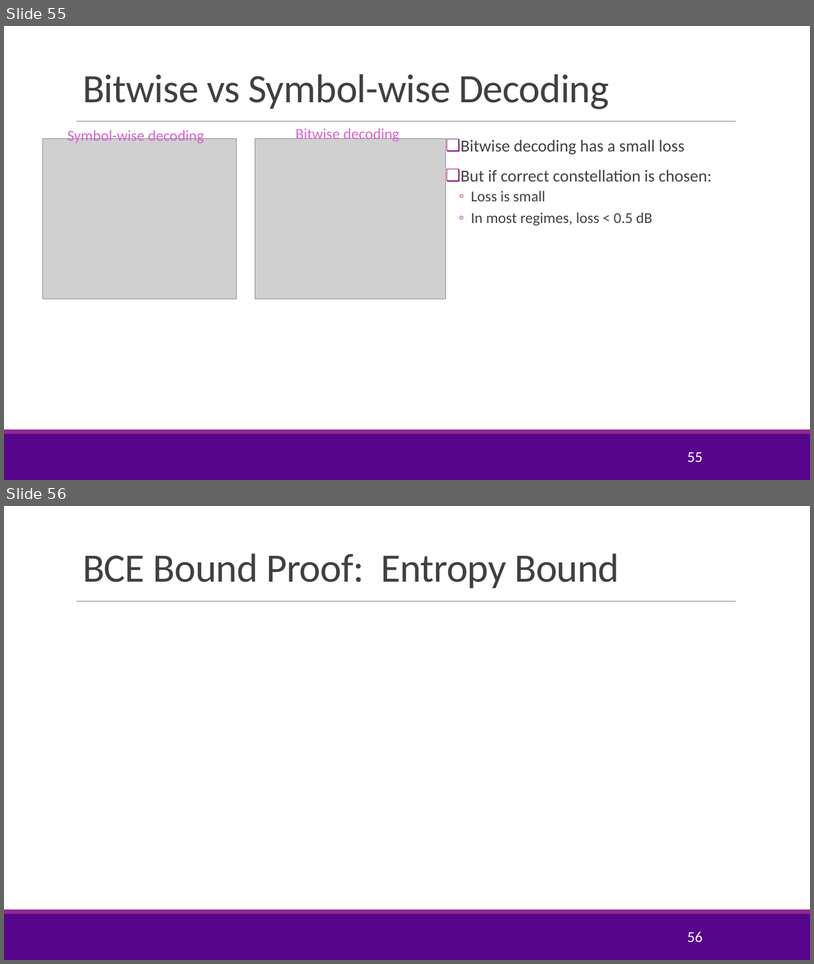
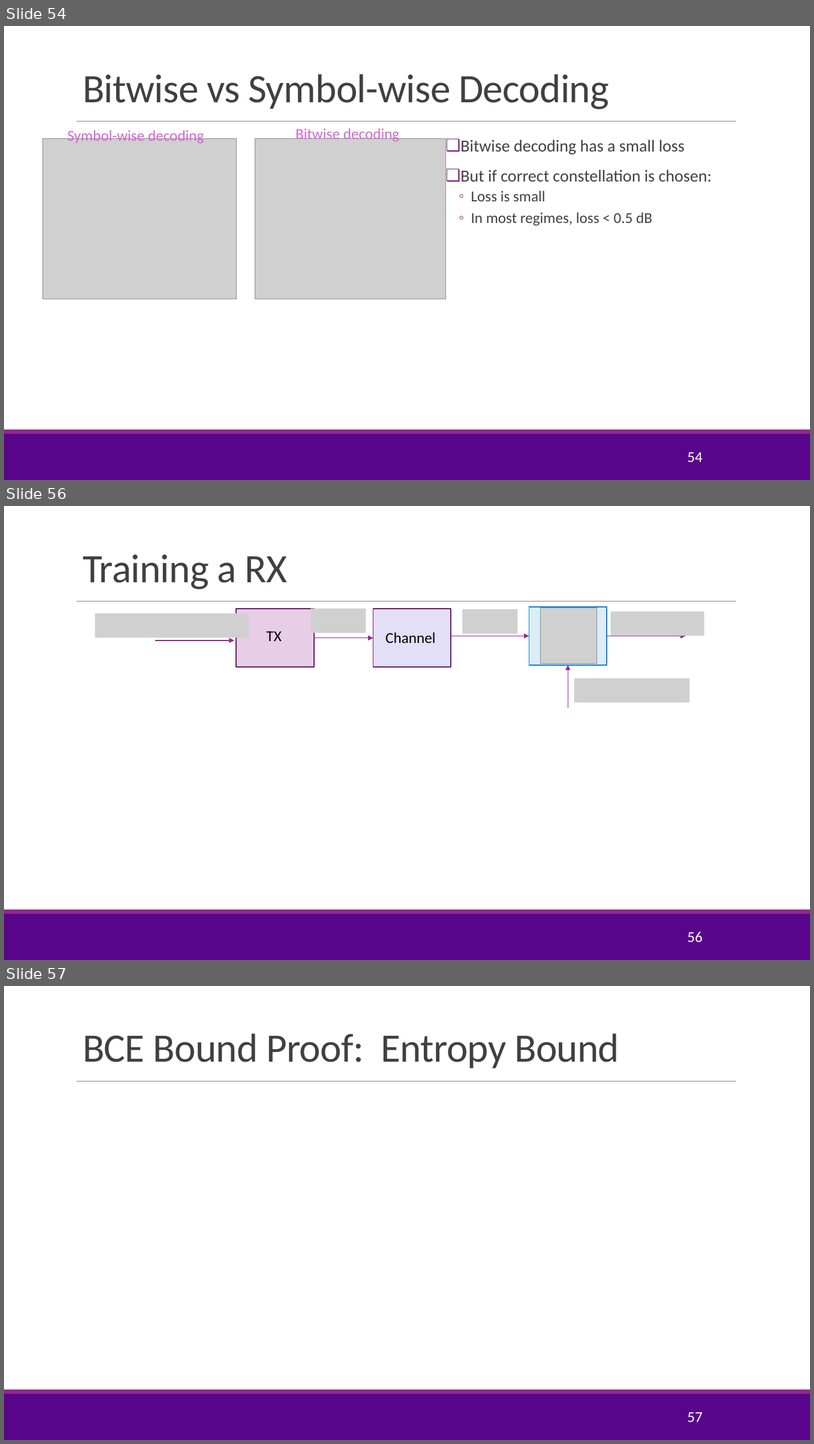
Before and after one commit to sdrangan/digitalcomm, a slide deck: Lectures/Unit11_Capacity.pptx. Shown one above the other, each under a label of ours: slides 55 and 56 before the commit, slides 54, 56 and 57 after it; the slides between them are not shown. The pictures are 814x964 and 814x1444 pixels, drawn with LibreOffice and Linux fonts; fonts in the diff are those of the drawing; grey boxes stand for pictures; background and template pictures are left out. Boxes give left, top, right and bottom in pixels: in the first picture for what was removed or moved away, otherwise in the second. Text is boxed around its words. In the diff, an @@ line names an element or a change of style, - is before the commit and + after.

```diff
--- a/Lectures/Unit11_Capacity.pptx
+++ b/Lectures/Unit11_Capacity.pptx
@@ slide 56 added at <box>4,506,810,960</box>, background #FFFFFF; not listed: 3 template elements that a slide beside it also shows @@
@@ title added at <box>83,555,288,589</box>, 48 pt, text #404040 @@
+Training a RX
@@ picture added at <box>95,613,249,637</box> @@
@@ rectangle added at <box>236,609,314,667</box>, fill #E8CDE7, outline #6C1D6A 1.25 pt @@
@@ picture added at <box>311,608,366,633</box> @@
@@ rectangle added at <box>374,609,452,667</box>, fill #E3DFF7, outline #6C1D6A 1.25 pt @@
@@ picture added at <box>462,609,518,634</box> @@
@@ rectangle added at <box>529,607,607,665</box>, fill #DAEDFB, outline #1480D1 1.25 pt @@
@@ picture added at <box>541,607,597,664</box> @@
@@ picture added at <box>611,611,705,636</box> @@
@@ text added at <box>266,631,281,641</box>, 18 pt, text #000000 @@
+TX
@@ arrow added from (155, 640) to (234, 640), #92278F 1 pt @@
@@ arrow added from (314, 638) to (374, 638), #92278F 1 pt @@
@@ text added at <box>386,632,435,643</box>, 18 pt, text #000000 @@
+Channel
@@ arrow added from (450, 636) to (529, 636), #92278F 1 pt @@
@@ arrow added from (607, 636) to (686, 636), #92278F 1 pt @@
@@ arrow added from (569, 708) to (569, 665), #92278F 1 pt @@
@@ picture added at <box>575,678,690,703</box> @@
@@ page number added at <box>687,931,703,942</box>, 18 pt, text #FFFFFF @@
+56
@@ what was slide 55 is now slide 54 @@
@@ page number at <box>687,451,703,462</box>: text changed @@
-55
+54
@@ what was slide 56 is now slide 57 @@
@@ page number at <box>687,1411,703,1422</box>: text changed @@
-56
+57
```
Also in this commit, not shown: 1 slide changed, 1 other slide added, 1 slide removed, 1 other file.
